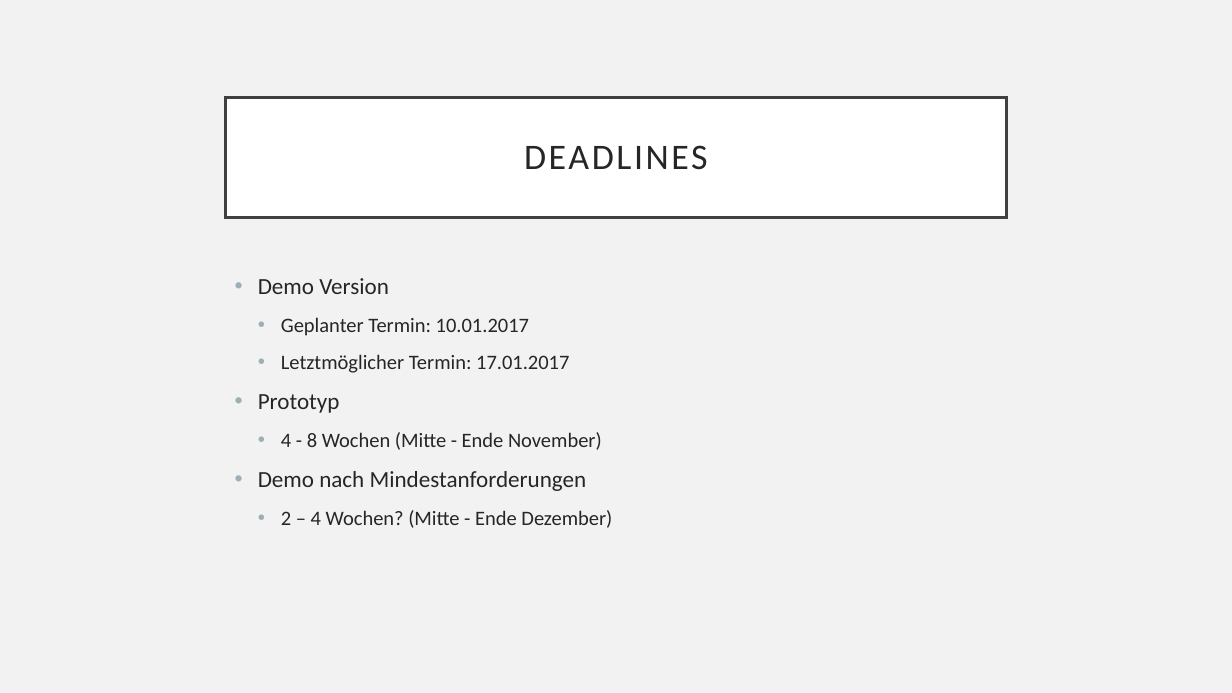
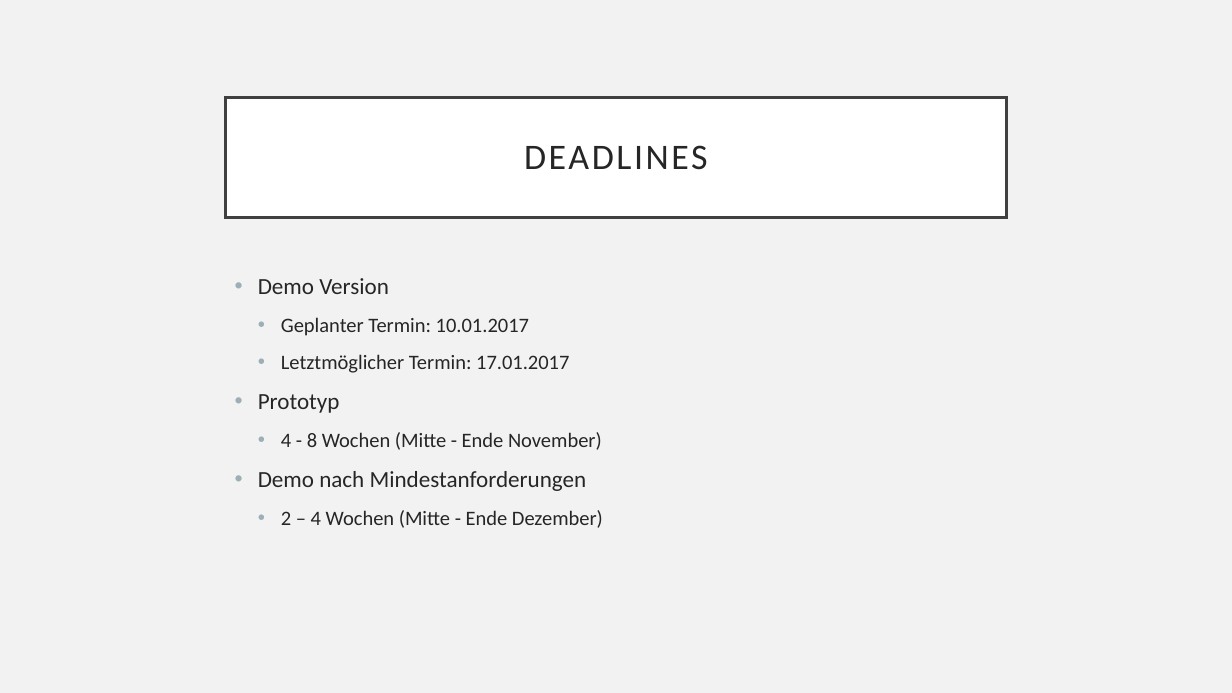
Before and after one commit to mreichl-tgm/hero, a slide deck: slide 7 of docs/project-presentation.pptx (slide 6 before the commit). Drawn at 1232x693 pixels with LibreOffice and Linux fonts; fonts in the diff are those of the drawing. Boxes give left, top, right and bottom in pixels: in the first picture for what was removed or moved away, otherwise in the second. Text is boxed around its words. In the diff, an @@ line names an element or a change of style, - is before the commit and + after.

```diff
--- a/docs/project-presentation.pptx
+++ b/docs/project-presentation.pptx
@@ text at [281, 510, 603, 528]: text changed @@
-  • 2 – 4 Wochen? (Mitte - Ende Dezember)
+  • 2 – 4 Wochen (Mitte - Ende Dezember)
```
Also in this commit, not shown: 5 other slides changed, 1 slide added.
